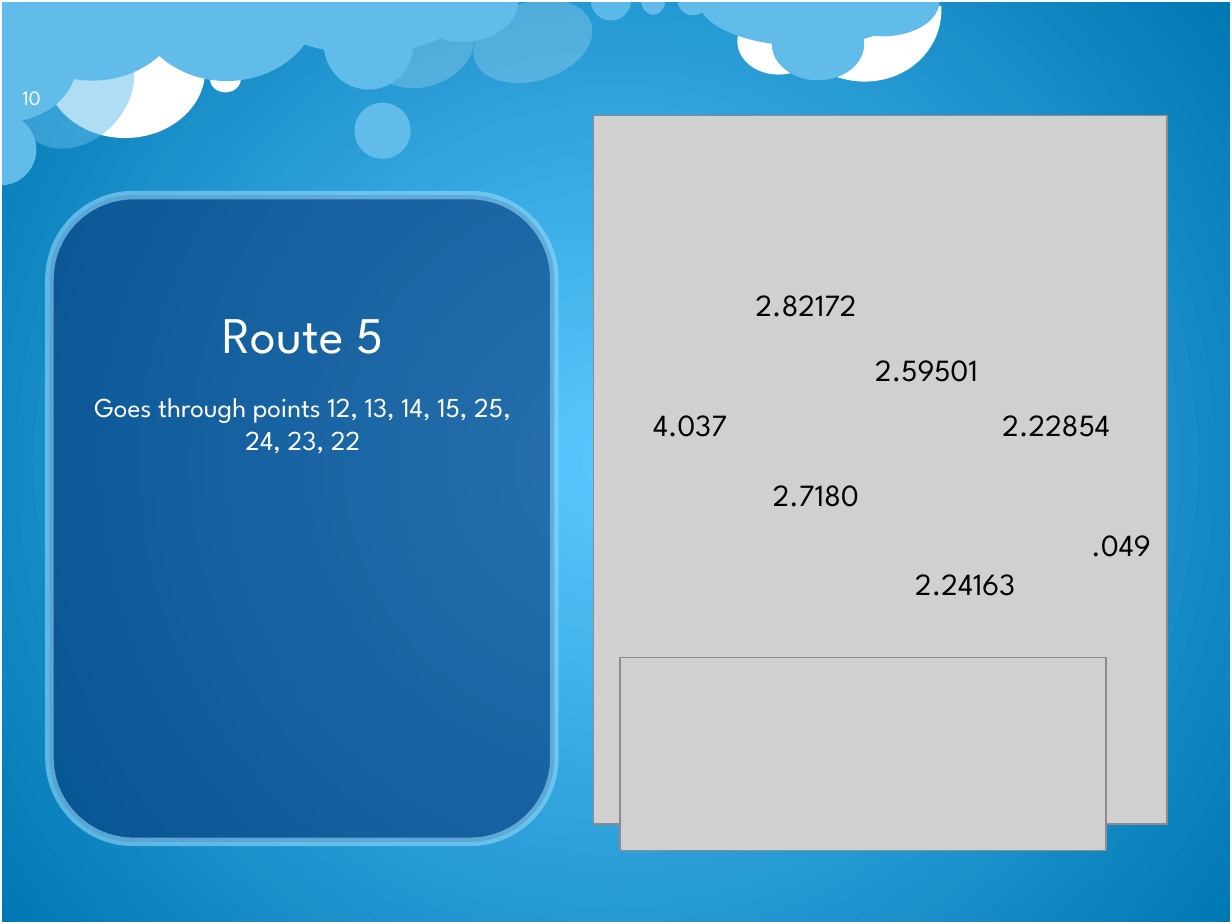
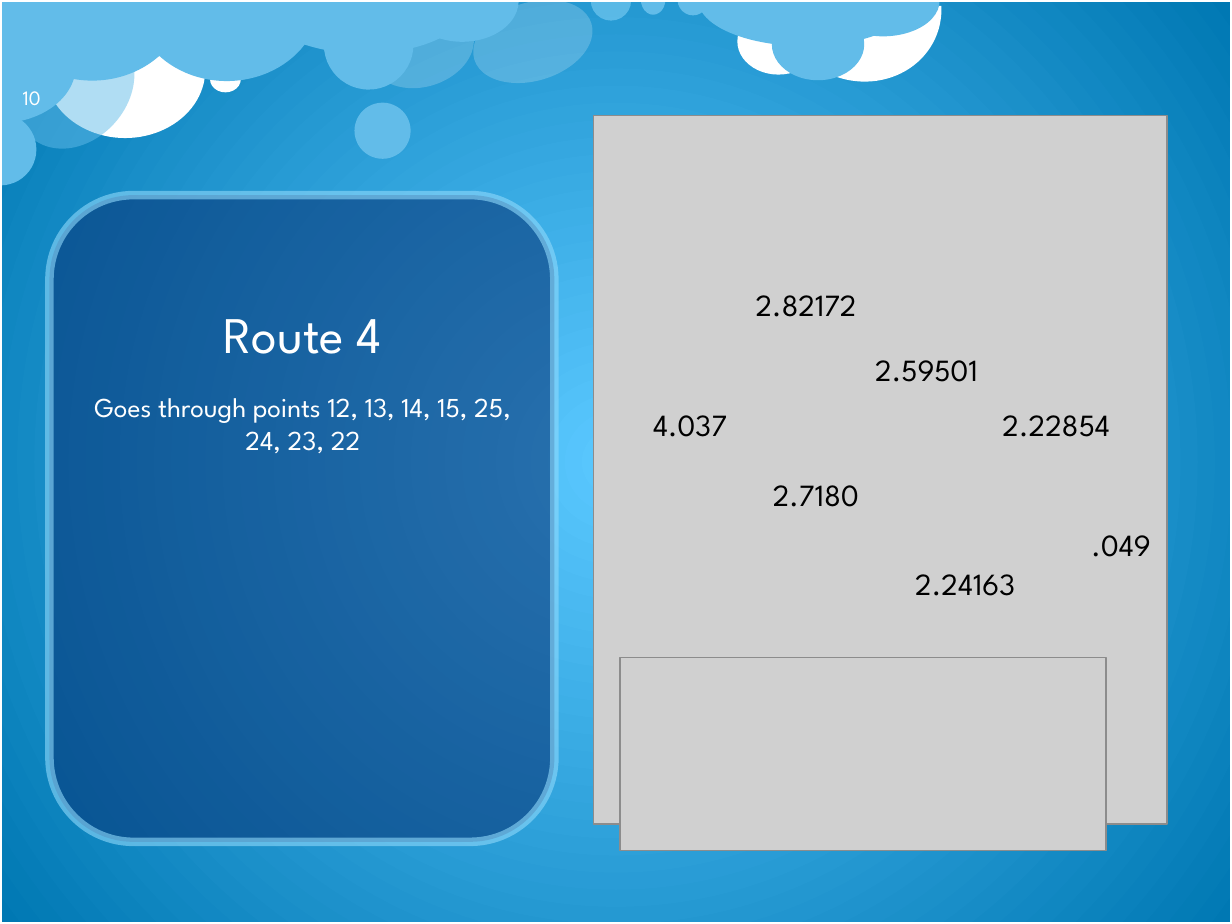
Before and after one commit to Misspelled-it/Run-With-IT, a slide deck: slide 10 of 7.28AppDemo/Presentation2.pptx. Drawn at 1232x924 pixels with LibreOffice and Linux fonts; fonts in the diff are those of the drawing; grey boxes stand for pictures; background and template pictures are left out. Boxes give left, top, right and bottom in pixels: in the first picture for what was removed or moved away, otherwise in the second. Text is boxed around its words. In the diff, an @@ line names an element or a change of style, - is before the commit and + after.

```diff
--- a/7.28AppDemo/Presentation2.pptx
+++ b/7.28AppDemo/Presentation2.pptx
@@ title at bbox=[224, 319, 382, 354]: text changed @@
-Route 5
+Route 4
```
Also in this commit, not shown: 5 other slides changed, 3 other files.
